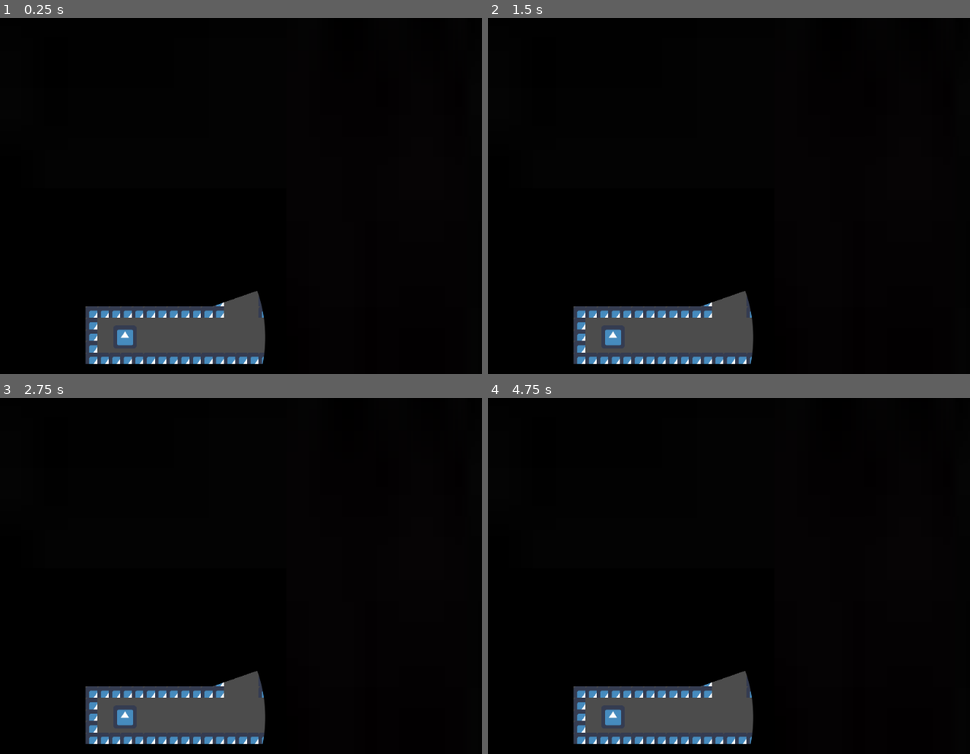
Above: before the commit, frames 1-4 (two rows, left to right).
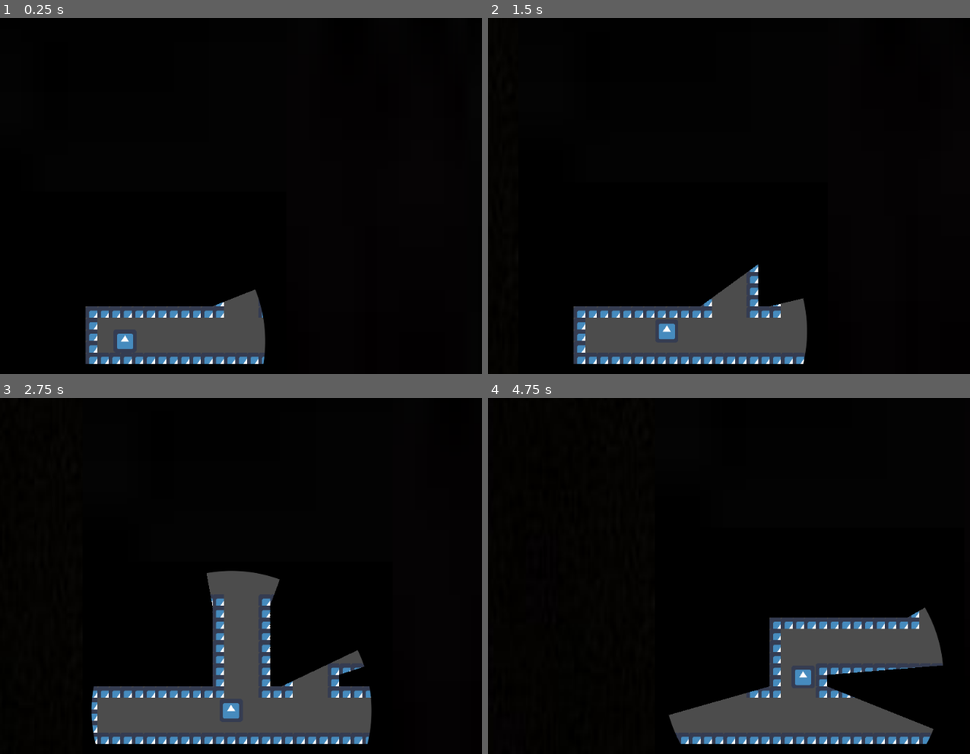
Above: after the commit, the same moments.

Repository: Team-ROUS/rodents-of-usual-size
Game: Godot game, scene res://World.tscn
Same seed, same stepped clock (60 frames per second), same inputs: the game is played once before the commit and once after it. The engine's default icon, where the game draws it, is replaced by a stand-in: a white triangle on a blue panel in a dark square.
Inputs:
- Up to frame 1 (0.25 s): no input
- Up to frame 2 (1.5 s): tap Enter at 0.5 s; hold W (jump) 0.53-1.28 s; hold D (right) from 0.53 s (still down); tap W (jump) at 1.35 s
- Up to frame 3 (2.75 s): tap W (jump) at 1.52, 1.82 s; release D (right) at 2.03 s; hold A (left) from 2.03 s (still down); hold W (jump) from 2.03 s (still down)
- Up to frame 4 (4.75 s): release A (left) at 2.78 s; release W (jump) at 2.78 s; hold D (right) 2.78-4.28 s; tap W (jump) at 2.85, 3.02, 3.32, 4.35, 4.52 s; hold W (jump) 3.53-4.28 s; hold A (left) from 4.28 s (still down)

The runs differ from the first frame. In frame 1, 0.2% of the frame differs, in the area x 24-55%, y 76-98%; in frame 2, 2.7%; in frame 3, 8.6%; in frame 4, 15%, in the area x 17-95%, y 58-98%.
Error before the commit: Parse Error: The identifier "game_end" isn't declared in the current scope. (res://Player.gd:90)

Commit message:
sorry patricia

Diff:
--- a/Player.gd
+++ b/Player.gd
@@ -86,14 +86,32 @@
 		if not is_on_floor():
 			motion.x += GRAVITY * direction
 
-func _process(delta):
-	if game_end == false:
-		var finish = get_node("Finish")
-		if(finish.occupied == true):
-			$AcceptDialog.popup()
-			print("dialog box supposed to open")
-			print("next level needs to start...")
-			game_end = true;
+		if Input.is_action_pressed("jump"):
+			motion.x = -JUMPFORCE * direction
+			motion.y = -JUMPFORCE
+		elif Input.is_action_pressed("right"):
+			if direction == 1:
+				print("up")
+				facingY = "up"
+			elif direction == -1:
+				facingY = "down"
+				print("down")
+			motion.y -= ACCEL * direction
+		elif Input.is_action_pressed("left"):
+			if direction == 1:
+				facingY = "down"
+				print("down")
+			elif direction == -1:
+				facingY = "up"
+				print("up")
+			motion.y += ACCEL * direction
+
+		else:
+			motion.y = lerp(motion.y, 0, 0.2)
+
+
+
+	motion = move_and_slide(motion, UP)
 
 
 func is_near_wall():
